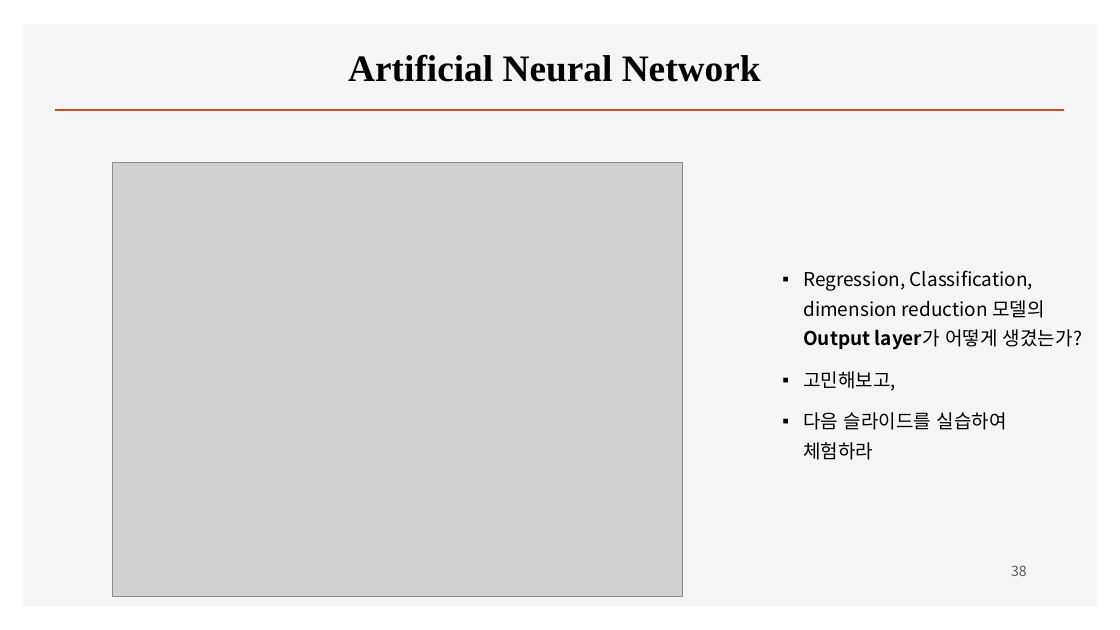
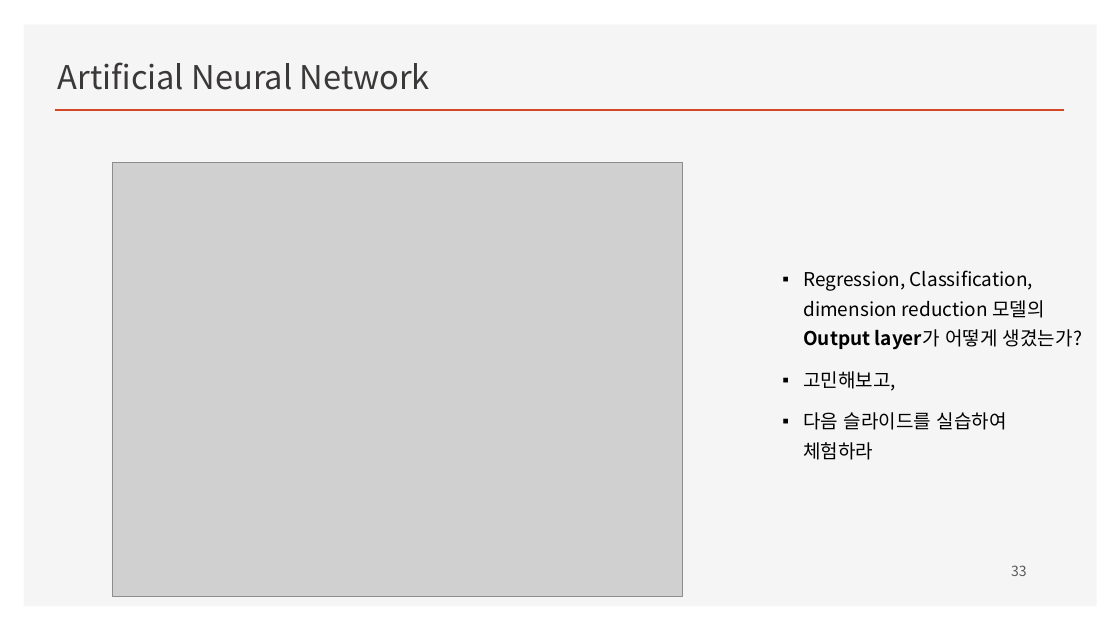
Before and after one commit to ancestor9/mathematics-for-machine-learning, a slide deck: slide 33 of w4_Perceptron_Regression.pptx (slide 38 before the commit). Drawn at 1120x630 pixels with LibreOffice and Linux fonts; fonts in the diff are those of the drawing; grey boxes stand for pictures; background and template pictures are left out. Boxes give left, top, right and bottom in pixels: in the first picture for what was removed or moved away, otherwise in the second. Text is boxed around its words. In the diff, an @@ line names an element or a change of style, - is before the commit and + after.

```diff
--- a/w4_Perceptron_Regression.pptx
+++ b/w4_Perceptron_Regression.pptx
@@ text "Artificial Neural Network": place and size @@
-text "Artificial Neural Network" at <box>348,54,761,82</box>
+text "Artificial Neural Network" at <box>58,62,430,90</box>
@@ text "Artificial Neural Network" at <box>58,62,430,90</box>: size 32 to 28 pt, font Times New Roman to Noto Sans CJK KR, text colour #000000 to #3B3838, bold off; alignment centre to left @@
@@ page number at <box>1011,565,1027,576</box>: text changed @@
-38
+33
```
Also in this commit, not shown: 20 other slides changed, 5 slides removed.
